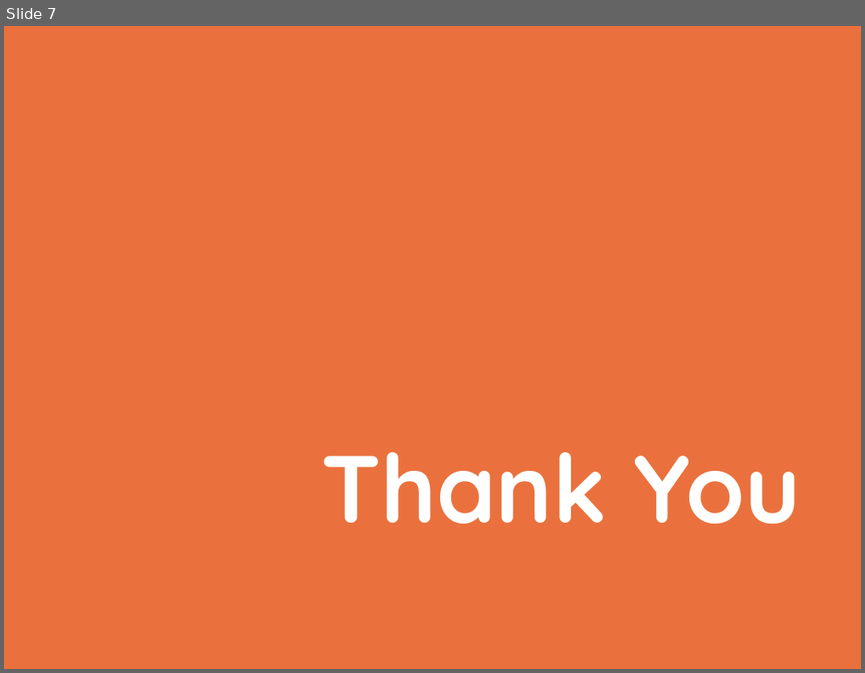
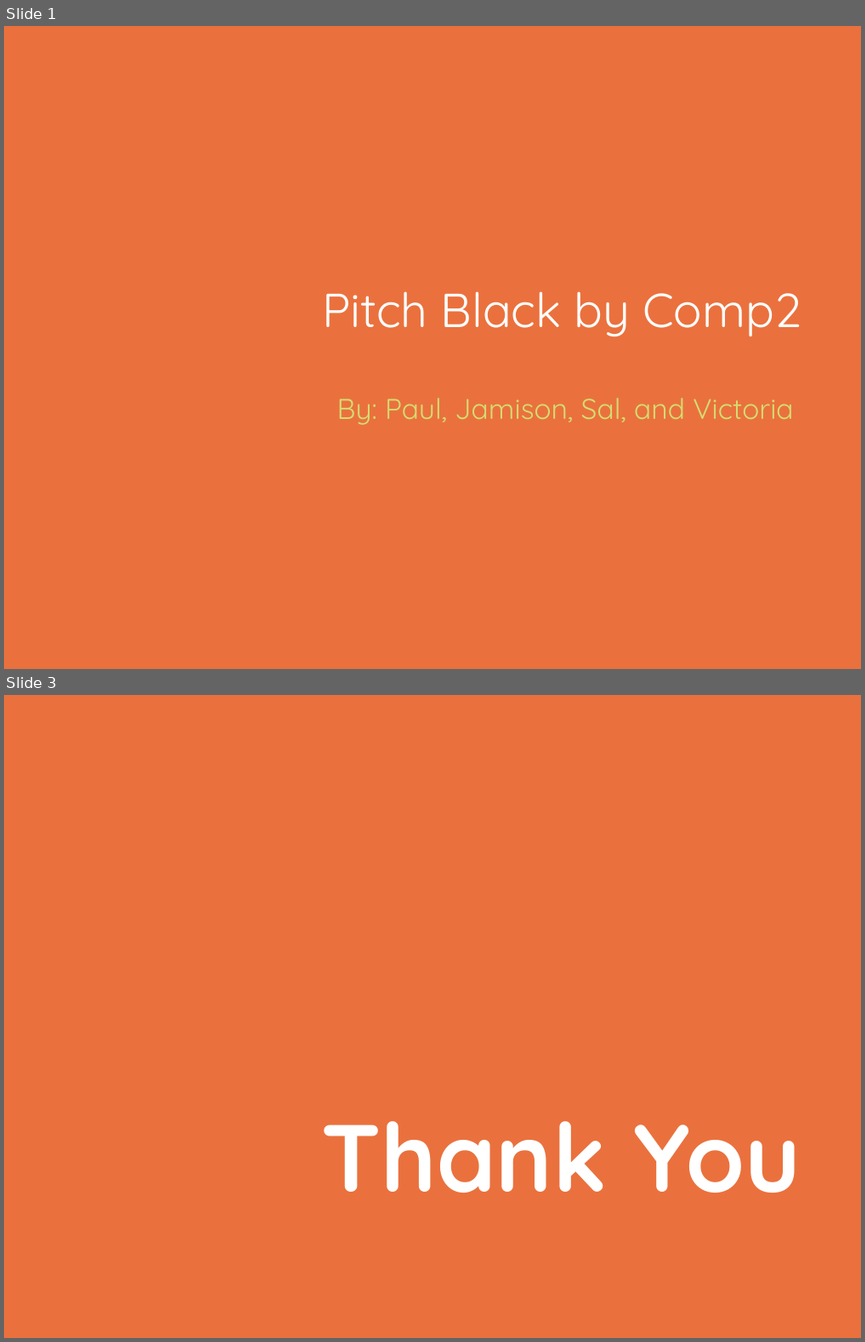
Before and after one commit to jhyman2/orioles-hackathon-comp2, a slide deck: hackathon-comp2.pptx. Shown one above the other, each under a label of ours: slide 7 before the commit, slides 1 and 3 after it; the slides between them are not shown. The pictures are 865x673 and 865x1342 pixels, drawn with LibreOffice and Linux fonts; fonts in the diff are those of the drawing; background and template pictures are left out. Boxes give left, top, right and bottom in pixels: in the first picture for what was removed or moved away, otherwise in the second. Text is boxed around its words. In the diff, an @@ line names an element or a change of style, - is before the commit and + after.

```diff
--- a/hackathon-comp2.pptx
+++ b/hackathon-comp2.pptx
@@ slide 1 added at [4,26,861,669], background gradient #592C81 to #3E1952; not listed: 3 template elements that a slide beside it also shows @@
@@ title added at [322,291,800,336], 40 pt, text #FFFFFF @@
+Pitch Black by Comp2
@@ subtitle added at [337,397,793,425], 24 pt, text #D4DC71 @@
+By: Paul, Jamison, Sal, and Victoria
@@ what was slide 7 is now slide 3 @@
```
Also in this commit, not shown: 1 other slide added, 6 slides removed.
